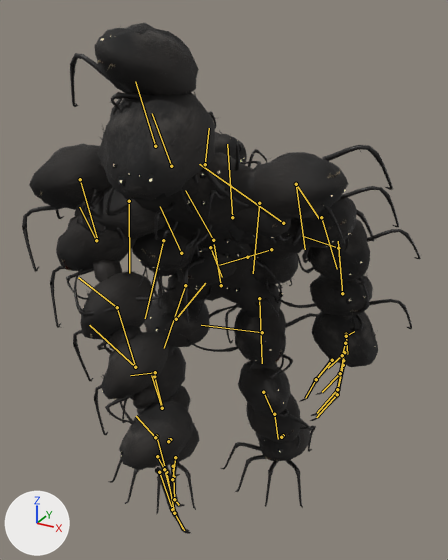
What one commit did to the FBX model art/litter/export/Stack_Kill.fbx.
One viewpoint serves both versions: a camera (50 mm lens) standing at (3.98, -8.0, 3.53) and looking at (0.4, -1.48, 0.27). Arrows for +X, +Y and +Z are at lower left; the lights stay in place. The first picture is the older version. Both versions are drawn at frame 61 of the action 'Scene'; the numbers are the values there. The bones that change, and the others that lie on the model, are drawn over the model as lines.

The first picture shows 'StackArmL', 'StackArmR', 'StackCrush', 'StackEyeshine', 'StackHead', 'StackLegL', 'StackLegR', 'StackMass', 'StackTorso1', 'StackTorso2'.
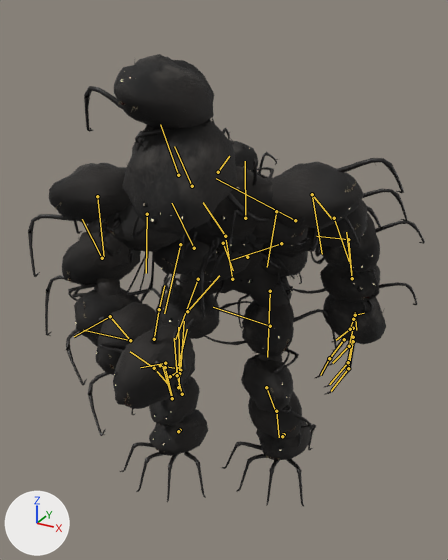
Pixel boxes [x1, y1, x2, y2] of what changed, in the pictures (448 x 560 px):
'StackArmR', posed (30% shorter)
    before: [22, 144, 193, 534]
    after: [28, 163, 195, 436]
'StackHead', posed
    before: [70, 23, 249, 207]
    after: [84, 54, 269, 236]
'StackArmL', posed (8% narrower, 14% shorter)
    before: [253, 145, 421, 421]
    after: [270, 158, 425, 395]
'StackMass', posed
    before: [74, 153, 356, 409]
    after: [86, 166, 356, 422]
'StackLegL', posed
    before: [187, 309, 318, 508]
    after: [199, 300, 337, 507]
'StackLegR', posed
    before: [109, 278, 241, 515]
    after: [119, 274, 251, 502]
'StackTorso2', posed (10% shorter)
    before: [56, 127, 374, 263]
    after: [71, 139, 381, 261]
'StackTorso1', posed
    before: [89, 203, 298, 323]
    after: [106, 223, 308, 317]
'StackCrush', posed (14% shorter)
    before: [154, 111, 294, 344]
    after: [170, 128, 304, 329]
'StackEyeshine', posed
    before: [101, 36, 376, 457]
    after: [75, 71, 375, 451]
bone 'LowerTorso', root to tip
    before: (221, 285) to (214, 244)
    after: (232, 279) to (226, 240)
bone 'UpperTorso', root to tip
    before: (213, 240) to (185, 190)
    after: (225, 236) to (203, 202)
bone 'RightUpperArm', root to tip
    before: (80, 179) to (97, 239)
    after: (97, 196) to (104, 257)
bone 'RightLowerArm', root to tip
    before: (117, 307) to (135, 367)
    after: (110, 316) to (130, 340)
bone 'RightHand', root to tip
    before: (156, 436) to (164, 465)
    after: (155, 369) to (167, 383)
bone 'RightIndex2', root to tip
    before: (172, 509) to (184, 530)
    after: (177, 368) to (187, 329)
bone 'RightMiddle1', root to tip
    before: (166, 472) to (174, 513)
    after: (170, 376) to (180, 370)
bone 'RightRing2', root to tip
    before: (174, 499) to (179, 505)
    after: (179, 373) to (178, 327)
bone 'RightPinky2', root to tip
    before: (172, 479) to (175, 476)
    after: (177, 375) to (174, 338)
bone 'LeftUpperLeg', root to tip
    before: (259, 298) to (262, 363)
    after: (270, 291) to (267, 357)
bone 'LeftLowerLeg', root to tip
    before: (263, 392) to (274, 415)
    after: (266, 387) to (276, 412)
bone 'LeftFoot', root to tip
    before: (283, 435) to (282, 438)
    after: (284, 434) to (283, 437)
bone 'RightUpperLeg', root to tip
    before: (185, 285) to (164, 348)
    after: (198, 279) to (175, 339)
bone 'RightLowerLeg', root to tip
    before: (154, 376) to (163, 410)
    after: (165, 367) to (173, 400)
bone 'RightFoot', root to tip
    before: (170, 439) to (169, 442)
    after: (180, 430) to (178, 433)

The change, as a list of edits to the scene's bpy script:
```text
Change bone_lowertorso:
    where bone_lowertorso = bpy.data.objects['Stack_Rig'].pose.bones['LowerTorso']  # child of 'HumanoidRootNode'
    bone_lowertorso.location: (0.0, -0.12, 0.85) -> (0.0, -0.16, 0.5)
    bone_lowertorso.rotation_quaternion: (0.99, 0.135, 0.048, -0.008) -> (0.986, 0.155, 0.058, -0.011)  # degrees (16, 6, 0) -> degrees (18, 7, 0)
Change bone_uppertorso:
    where bone_uppertorso = bpy.data.objects['Stack_Rig'].pose.bones['UpperTorso']  # child of 'LowerTorso'
    bone_uppertorso.rotation_quaternion: (0.984, 0.156, 0.075, -0.031) -> (0.974, 0.204, 0.093, -0.044)  # degrees (18, 9, -2) -> degrees (23, 11, -3)
Change bone_rightupperarm:
    where bone_rightupperarm = bpy.data.objects['Stack_Rig'].pose.bones['RightUpperArm']  # child of 'UpperTorso'
    bone_rightupperarm.rotation_quaternion: (0.842, -0.522, 0.0, -0.136) -> (0.833, -0.553, 0.0, 0.022)  # degrees (-63, -8, -13) -> degrees (-67, 1, 2)
Change bone_rightlowerarm:
    where bone_rightlowerarm = bpy.data.objects['Stack_Rig'].pose.bones['RightLowerArm']  # child of 'RightUpperArm'
    bone_rightlowerarm.location: (0.0, 0.12, 0.0) -> (0.0, 0.0, 0.0)
    bone_rightlowerarm.rotation_quaternion: (0.976, 0.21, 0.0, 0.062) -> (0.917, -0.333, 0.0, -0.22)  # degrees (24, -1, 7) -> degrees (-38, -8, -24)
Change bone_righthand:
    where bone_righthand = bpy.data.objects['Stack_Rig'].pose.bones['RightHand']  # child of 'RightLowerArm'
    bone_righthand.location: (0.0, 0.12, 0.0) -> (0.0, 0.0, 0.0)
Change bone_rightindex2:
    where bone_rightindex2 = bpy.data.objects['Stack_Rig'].pose.bones['RightIndex2']  # child of 'RightIndex1'
    bone_rightindex2.rotation_quaternion: (0.906, -0.283, -0.25, -0.19) -> (0.897, -0.296, -0.262, -0.199)  # degrees (-30, -34, -14) -> degrees (-32, -36, -14)
Change bone_rightmiddle1:
    where bone_rightmiddle1 = bpy.data.objects['Stack_Rig'].pose.bones['RightMiddle1']  # child of 'RightHand'
    bone_rightmiddle1.rotation_quaternion: (0.94, -0.335, -0.045, -0.053) -> (0.934, -0.351, -0.047, -0.056)  # degrees (-39, -7, -4) -> degrees (-41, -7, -4)
Change bone_rightring2:
    where bone_rightring2 = bpy.data.objects['Stack_Rig'].pose.bones['RightRing2']  # child of 'RightRing1'
    bone_rightring2.rotation_quaternion: (0.906, -0.197, -0.248, -0.28) -> (0.897, -0.206, -0.26, -0.293)  # degrees (-15, -34, -30) -> degrees (-16, -36, -31)
Change bone_rightpinky2:
    where bone_rightpinky2 = bpy.data.objects['Stack_Rig'].pose.bones['RightPinky2']  # child of 'RightPinky1'
    bone_rightpinky2.rotation_quaternion: (0.906, -0.109, -0.25, -0.323) -> (0.897, -0.114, -0.262, -0.338)  # degrees (-2, -32, -39) -> degrees (-2, -33, -41)
Change bone_leftupperleg:
    where bone_leftupperleg = bpy.data.objects['Stack_Rig'].pose.bones['LeftUpperLeg']  # child of 'LowerTorso'
    bone_leftupperleg.rotation_quaternion: (0.997, -0.081, 0.0, -0.008) -> (0.979, -0.2, 0.0, -0.022)  # degrees (-9, 0, -1) -> degrees (-23, 0, -2)
Change bone_leftlowerleg:
    where bone_leftlowerleg = bpy.data.objects['Stack_Rig'].pose.bones['LeftLowerLeg']  # child of 'LeftUpperLeg'
    bone_leftlowerleg.rotation_quaternion: (0.995, 0.094, 0.0, -0.023) -> (0.985, 0.172, 0.0, -0.018)  # degrees (11, 0, -3) -> degrees (20, 0, -2)
Change bone_leftfoot:
    where bone_leftfoot = bpy.data.objects['Stack_Rig'].pose.bones['LeftFoot']  # child of 'LeftLowerLeg'
    bone_leftfoot.rotation_quaternion: (0.988, -0.153, -0.009, -0.014) -> (0.991, -0.131, -0.003, -0.009)  # degrees (-18, -1, -1) -> degrees (-15, -1, -1)
Change bone_rightupperleg:
    where bone_rightupperleg = bpy.data.objects['Stack_Rig'].pose.bones['RightUpperLeg']  # child of 'LowerTorso'
    bone_rightupperleg.rotation_quaternion: (0.967, -0.245, 0.0, 0.068) -> (0.957, -0.279, 0.0, 0.084)  # degrees (-28, 2, 8) -> degrees (-32, 3, 9)
Change bone_rightlowerleg:
    where bone_rightlowerleg = bpy.data.objects['Stack_Rig'].pose.bones['RightLowerLeg']  # child of 'RightUpperLeg'
    bone_rightlowerleg.rotation_quaternion: (0.989, 0.134, 0.0, -0.055) -> (0.986, 0.149, 0.0, -0.07)  # degrees (15, 1, -6) -> degrees (17, 1, -8)
Change bone_rightfoot:
    where bone_rightfoot = bpy.data.objects['Stack_Rig'].pose.bones['RightFoot']  # child of 'RightLowerLeg'
    bone_rightfoot.rotation_quaternion: (0.998, 0.002, 0.023, 0.063) -> (0.997, 0.008, 0.026, 0.074)  # degrees (0, 3, 7) -> degrees (1, 3, 8)
```
